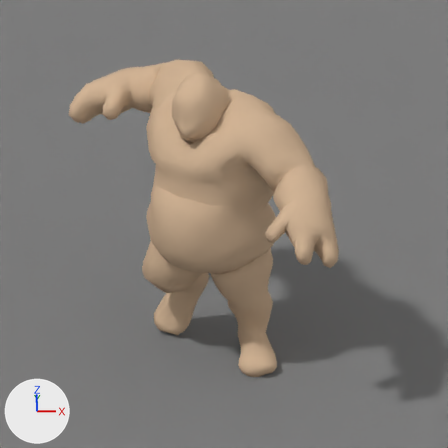
Two versions of the Blender file enemies/ogre/ogre_animations.blend, one commit apart.
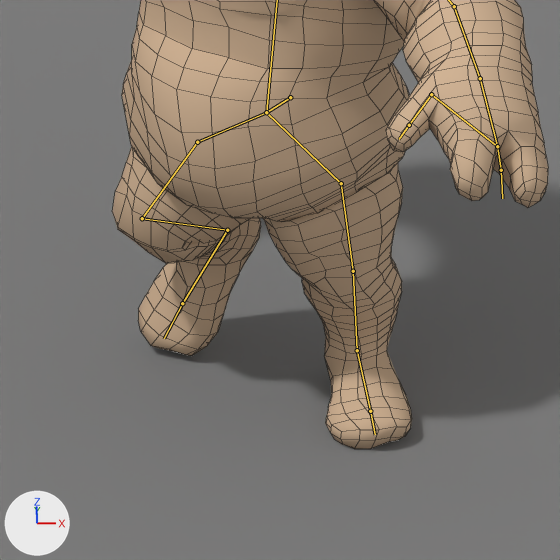
Old and new are each drawn from the file's camera 'Camera' and again close up on the part from 20% to 77% of the width and 39% to 95% of the height. Arrows for +X, +Y and +Z are at lower left; the lights stay in place. Both versions are drawn at frame 1 of the action 'Punch'; the numbers are the values there. The bones that bend it are drawn over the model as lines in the close-ups. The close-ups show mesh edges as thin lines.

In view in the first close-up: 'OgreLow', 'ShadowPlane'.
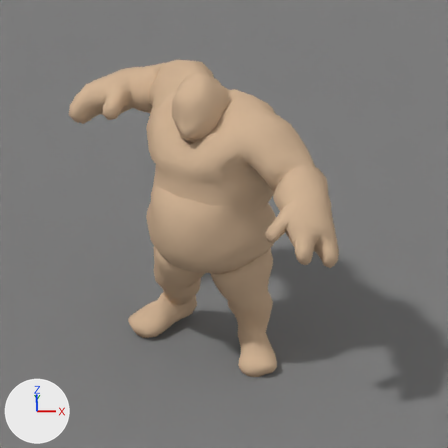
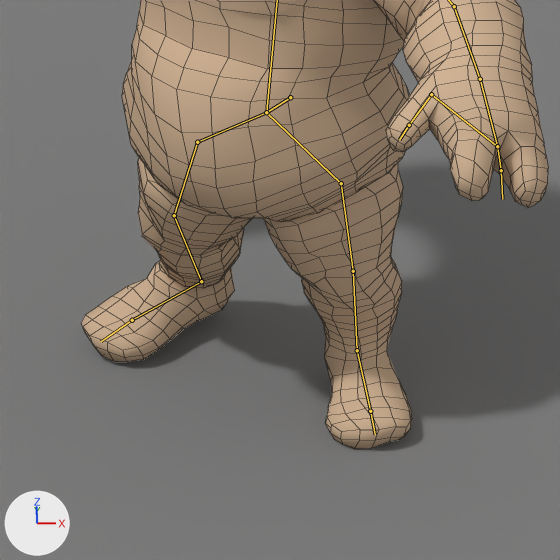
What the commit changed:
Bone 'Thigh.Right' (bone_thigh_right) turns from (-59, 35, -12) to (-4, 28, 17) degrees about its own x, y and z.
Bone 'Shin.Right' (bone_shin_right) turns from (102, 2, 14) to (22, 22, 1) degrees about its own x, y and z.
Bone 'Foot.Right' (bone_foot_right) turns from (-1, -13, -34) to (-11, 12, -39) degrees about its own x, y and z.

What differs and where, as boxes (x1, y1, x2, y2) in the close-ups (560 x 560 px):
'OgreLow', posed
    before: (112, 0, 548, 449)
    after: (81, 0, 548, 449)
bone 'Thigh.Right', root to tip
    before: (197, 142) to (142, 218)
    after: (197, 142) to (174, 215)
bone 'Shin.Right', root to tip
    before: (142, 218) to (227, 230)
    after: (174, 215) to (201, 281)
bone 'Foot.Right', root to tip
    before: (227, 230) to (182, 303)
    after: (201, 281) to (132, 320)
